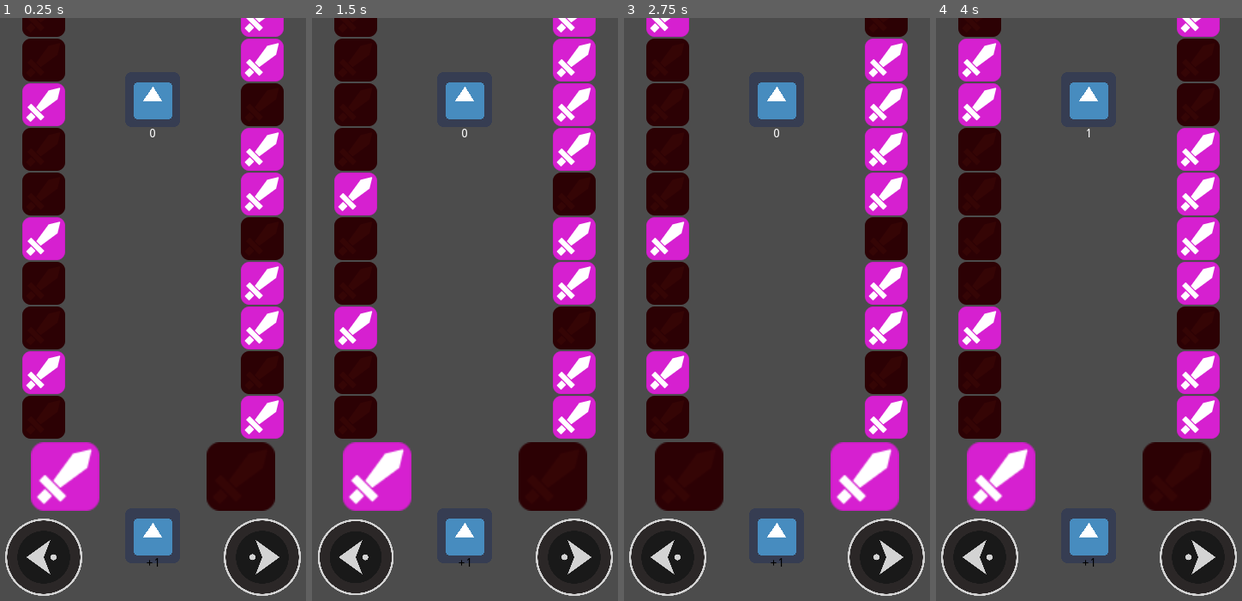
Above: before the commit, frames 1-4 (left to right).
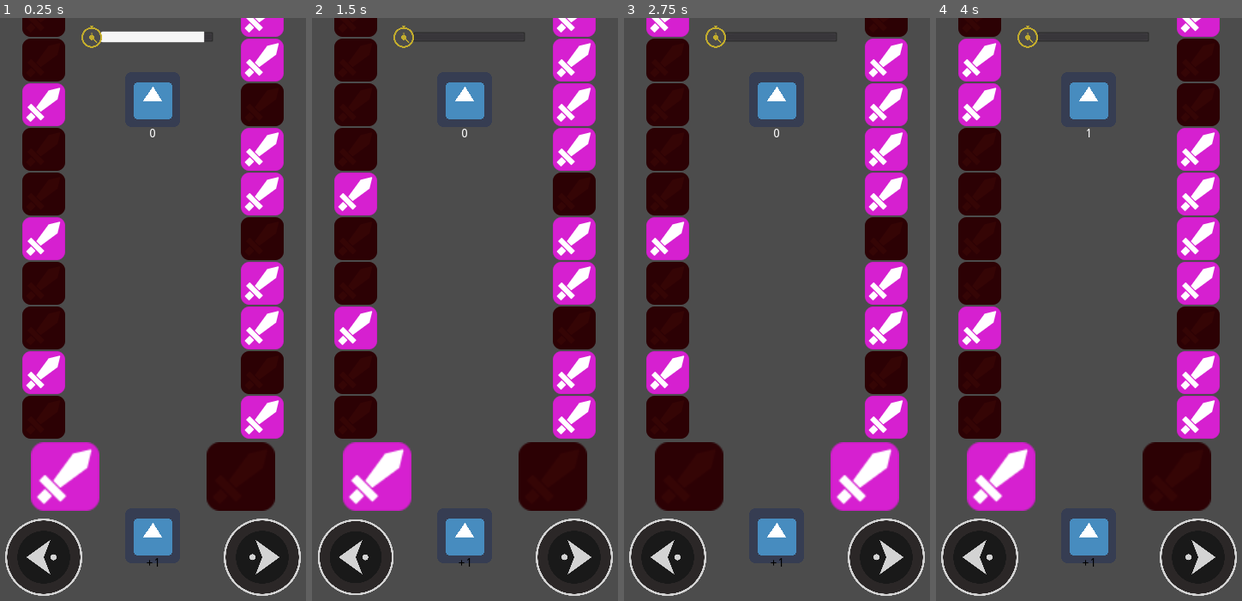
Above: after the commit, the same moments.

Repository: Raizu548/JAM-ChacoDevs
Game: Godot game, scene res://juego/nivel/Nivel.tscn
The game is run twice, just before and just after one commit, with the same random seed, the same clock (stepped at 60 frames per second) and the same inputs. The project has no main scene, so this scene is started directly. The engine's default icon, where the game draws it, is replaced by a stand-in: a white triangle on a blue panel in a dark square.
Inputs:
- Up to frame 1 (0.25 s): no input
- Up to frame 2 (1.5 s): tap Enter at 0.5 s; tap Right (flecha_der) at 0.6, 1.35 s; tap Space at 1.25 s; hold Left (flecha_izq) from 1.28 s (still down)
- Up to frame 3 (2.75 s): tap Enter at 2 s; release Left (flecha_izq) at 2.03 s; tap Right (flecha_der) at 2.1 s
- Up to frame 4 (4 s): tap Space at 2.75 s; tap Right (flecha_der) at 2.85, 3.6 s; tap Enter at 3.5 s; hold Left (flecha_izq) from 3.53 s (still down)

The runs differ from the first frame. In frame 1, 0.8% of the frame differs, in the area x 26-70%, y 1-6%; in frame 2, 0.2%; in frame 3, 0.2%; in frame 4, 0.2%.

Commit message:
tiempo agregado
Temporizador con barra.
- resetear tiempo.
- disminuir tiempo.

Diff:
--- /dev/null
+++ b/juego/cuadroInformacion/BarraTiempo.gd
@@ -0,0 +1,31 @@
+extends Node2D
+
+export var tiempoMax: float
+export var tiempoDisminuido: float
+
+onready var barraTiempo = $ProgressBar
+
+var tiempoSeg: float
+
+
+func _ready() -> void:
+	tiempoSeg = tiempoMax
+	barraTiempo.max_value = tiempoMax
+	barraTiempo.value = tiempoSeg
+
+
+func _process(delta: float) -> void:
+	tiempoSeg -= 1 * delta
+	barraTiempo.value = tiempoSeg
+
+	if tiempoSeg <= 0:
+		print("Perdiste")
+		set_process(false)
+
+
+func resetear_tiempo() -> void:
+	tiempoSeg = tiempoMax
+
+
+func disminuir_tiempo() -> void:
+	tiempoSeg -= tiempoDisminuido
--- /dev/null
+++ b/juego/cuadroInformacion/BarraTiempo.tscn
@@ -0,0 +1,25 @@
+[gd_scene load_steps=4 format=2]
+
+[ext_resource path="res://assents temporal/reloj.png" type="Texture" id=1]
+[ext_resource path="res://juego/cuadroInformacion/BarraTiempo.gd" type="Script" id=2]
+
+[sub_resource type="StyleBoxFlat" id=1]
+bg_color = Color( 0.964706, 0.964706, 0.964706, 1 )
+corner_radius_top_left = 2
+corner_radius_bottom_left = 2
+
+[node name="BarraTiempo" type="Node2D"]
+script = ExtResource( 2 )
+
+[node name="ProgressBar" type="ProgressBar" parent="."]
+margin_left = 11.0
+margin_top = -6.0
+margin_right = 142.0
+margin_bottom = 6.0
+custom_styles/fg = SubResource( 1 )
+value = 50.0
+percent_visible = false
+
+[node name="SpriteReloj" type="Sprite" parent="."]
+scale = Vector2( 0.2, 0.2 )
+texture = ExtResource( 1 )
--- a/juego/nivel/Nivel.gd
+++ b/juego/nivel/Nivel.gd
@@ -16,14 +16,15 @@
 onready var timerPulso = $TimerPulsacion
 onready var contenedorPuntuacion = $PuntuacionInGame
 onready var moustroDatos = $Moustro
+onready var barraTiempo = $BarraTiempo
 
 var tamano = 1.6
 var puedePulsar = true
 var cadenciaPulsacion = 0.12
 var velocidadAnimacion = 0.1
 
+
 func _ready() -> void:
-	iniciar_juego()
 	timerPulso.wait_time = cadenciaPulsacion
 	var posiciones = contPosIzq.get_child_count()
 
@@ -150,13 +151,10 @@
 func obtenerPunto(objeto: CuadroAccion) -> void:
 	if objeto.get_tipo() == "espada":
 		contenedorPuntuacion.agregarPunto(moustroDatos.bonus)
+		barraTiempo.resetear_tiempo()
 	else:
-		print("mori")
+		barraTiempo.disminuir_tiempo()
 
-
-func iniciar_juego() -> void: # Temporal
-	DatosJuego.nivel = 1
-	DatosJuego.puntosTotal = 0
 
 func _on_TweenDesaparecer_tween_completed(object: Object, key: NodePath) -> void:
 	object.queue_free()
--- a/juego/nivel/Nivel.tscn
+++ b/juego/nivel/Nivel.tscn
@@ -1,8 +1,9 @@
-[gd_scene load_steps=6 format=2]
+[gd_scene load_steps=7 format=2]
 
 [ext_resource path="res://juego/botones/BotonFlecha.tscn" type="PackedScene" id=1]
 [ext_resource path="res://juego/nivel/Nivel.gd" type="Script" id=2]
 [ext_resource path="res://juego/cuadros/CuadroAccion.tscn" type="PackedScene" id=3]
+[ext_resource path="res://juego/cuadroInformacion/BarraTiempo.tscn" type="PackedScene" id=4]
 [ext_resource path="res://juego/moustro/Moustro.tscn" type="PackedScene" id=5]
 [ext_resource path="res://juego/cuadroInformacion/PuntuacionInGame.tscn" type="PackedScene" id=6]
 
@@ -125,5 +126,10 @@
 [node name="PuntuacionInGame" parent="." instance=ExtResource( 6 )]
 position = Vector2( 212, 95 )
 
+[node name="BarraTiempo" parent="." instance=ExtResource( 4 )]
+position = Vector2( 141, 22 )
+tiempoMax = 3.0
+tiempoDisminuido = 1.0
+
 [connection signal="tween_completed" from="TweenDesaparecer" to="." method="_on_TweenDesaparecer_tween_completed"]
 [connection signal="timeout" from="TimerPulsacion" to="." method="_on_TimerPulsacion_timeout"]
